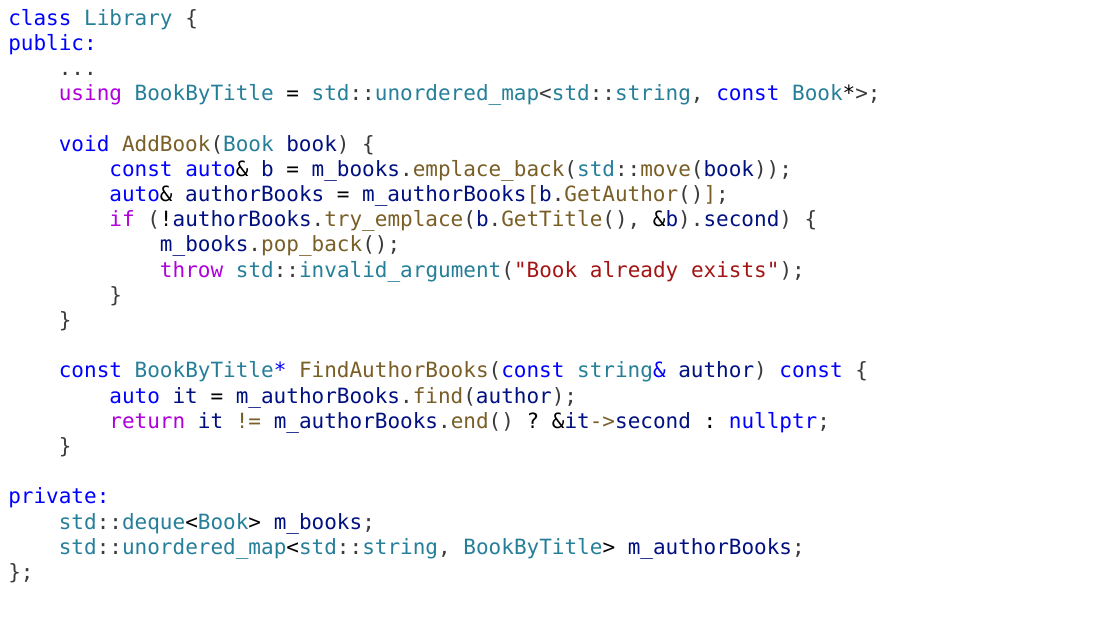
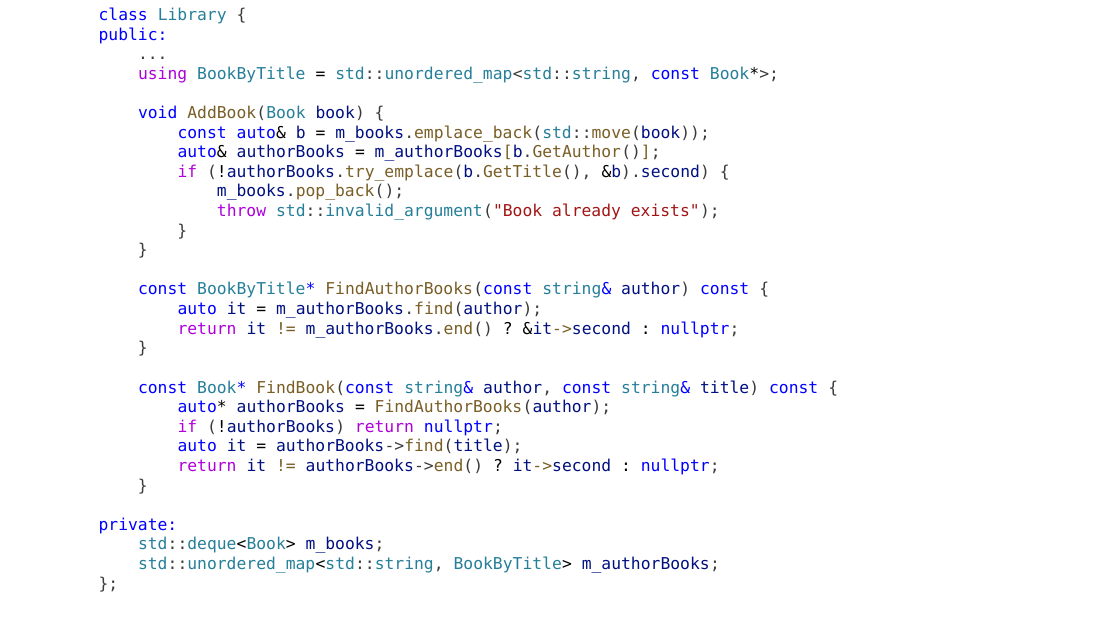
Before and after one commit to alexey-malov/ood, a slide deck: slide 9 of lectures/09.iterator/iterator.pptx (slide 8 before the commit). Drawn at 1120x630 pixels with LibreOffice and Linux fonts; fonts in the diff are those of the drawing. Boxes give left, top, right and bottom in pixels: in the first picture for what was removed or moved away, otherwise in the second. Text is boxed around its words. In the diff, an @@ line names an element or a change of style, - is before the commit and + after.

```diff
--- a/lectures/09.iterator/iterator.pptx
+++ b/lectures/09.iterator/iterator.pptx
@@ text "class Library {": place and size @@
-text "class Library {" at (8, 9, 880, 559)
+text "class Library {" at (99, 7, 818, 573)
@@ text at (99, 7, 779, 573): size 18 to 14 pt in "class Library {", "public:", "...", "using BookByTitle = std::unordered_map<std::string, const Bo ..." and 16 more places @@
@@ text at (138, 380, 818, 475): paragraphs added @@
+const Book* FindBook(const string& author, const string& title) const {
+auto* authorBooks = FindAuthorBooks(author);
+if (!authorBooks) return nullptr;
+auto it = authorBooks->find(title);
+return it != authorBooks->end() ? it->second : nullptr;
+}
```
Also in this commit, not shown: 1 other slide changed, 3 slides added, 17 slides removed, 14 other files.
